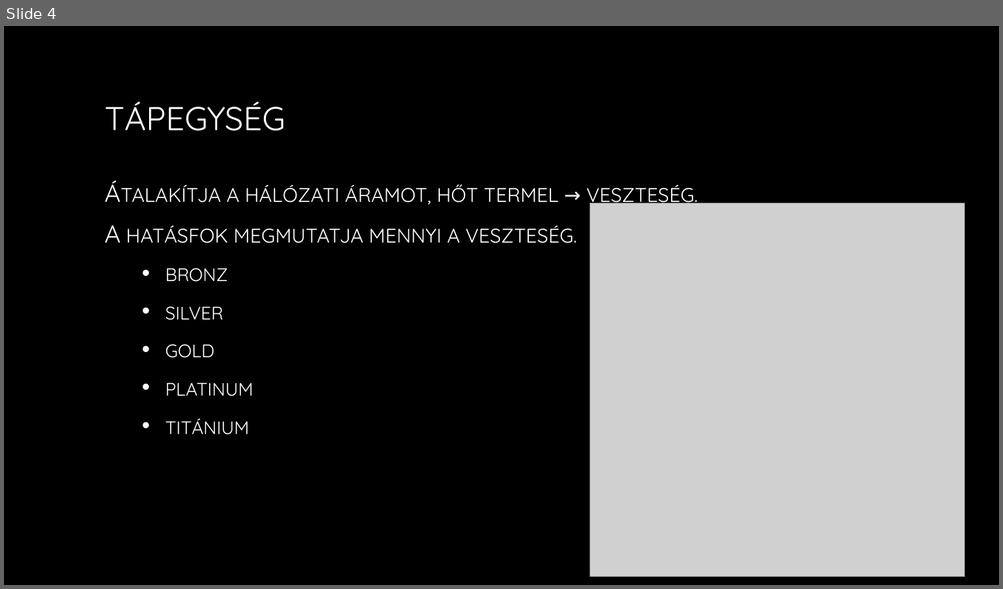
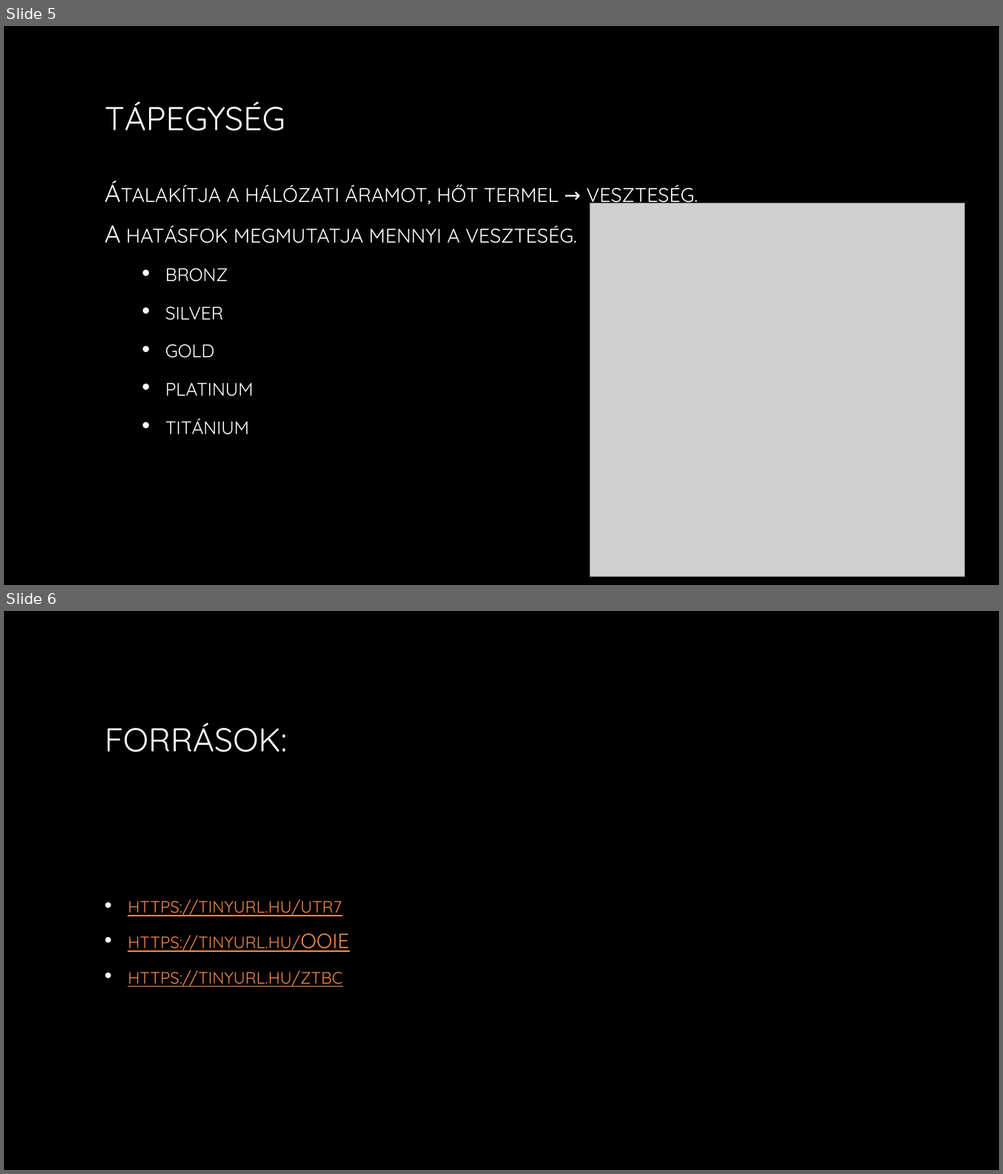
Before and after one commit to Viktor773/2.-csapat, a slide deck: PC házak, tápegységek, hűtés.pptx. Shown one above the other, each under a label of ours: slide 4 before the commit, slides 5 and 6 after it. The pictures are 1003x589 and 1003x1174 pixels, drawn with LibreOffice and Linux fonts; fonts in the diff are those of the drawing; grey boxes stand for pictures; background and template pictures are left out. Boxes give left, top, right and bottom in pixels: in the first picture for what was removed or moved away, otherwise in the second. Text is boxed around its words. In the diff, an @@ line names an element or a change of style, - is before the commit and + after.

```diff
--- a/PC házak, tápegységek, hűtés.pptx
+++ b/PC házak, tápegységek, hűtés.pptx
@@ slide 6 added at bbox=[4, 611, 999, 1170], background picture (left out) @@
@@ title added at bbox=[105, 723, 287, 752], 32 pt, text gradient #FFFFFF to #A6A6A6 @@
+FORRÁSOK:
@@ text added at bbox=[128, 900, 350, 987], 20 pt, text #F28943, underline, small capitals @@
+• https://tinyurl.hu/utr7
+• https://tinyurl.hu/OOIE
+• https://tinyurl.hu/ztbc
@@ what was slide 4 is now slide 5 @@
```
Also in this commit, not shown: 2 slides changed, 1 other slide added, 1 slide removed.
